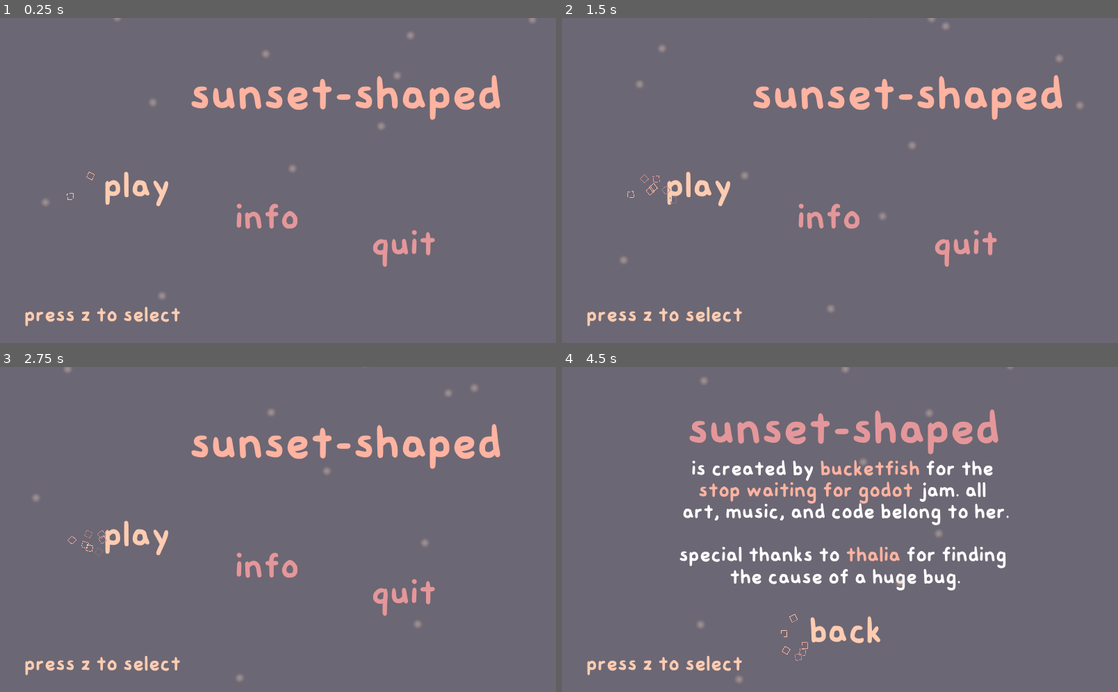
Above: before the commit, frames 1-4 (two rows, left to right).
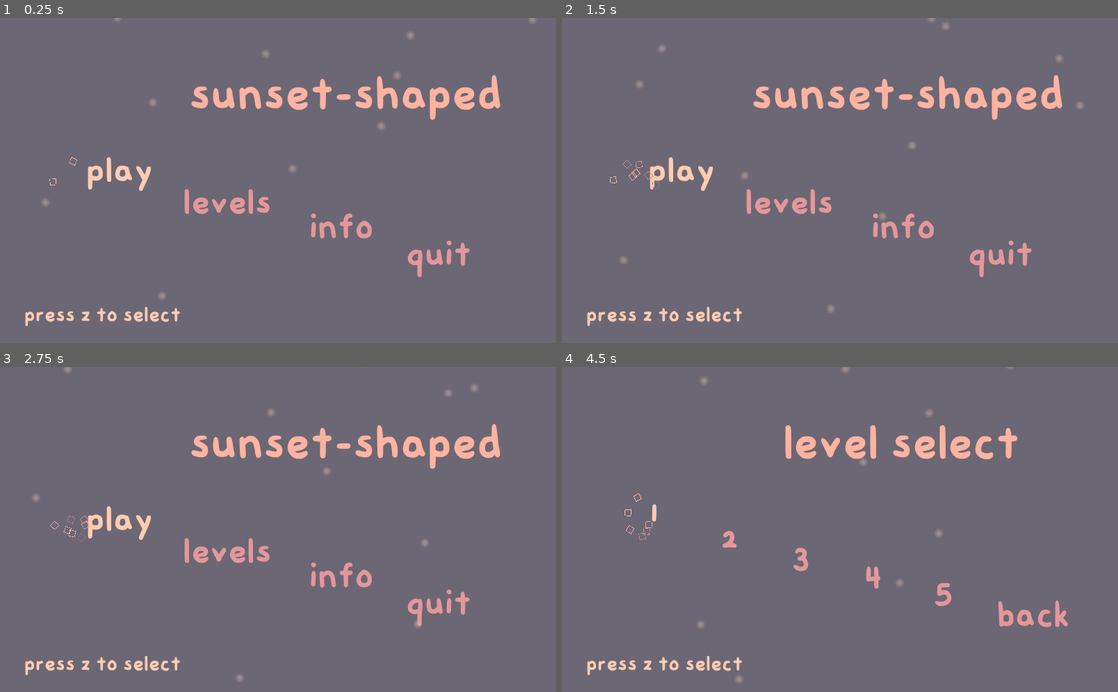
Above: after the commit, the same moments.

Repository: sunset-shaped/sunset-shaped
Game: Godot game, scene res://base.tscn
The game is run twice, just before and just after one commit, with the same random seed, the same clock (stepped at 60 frames per second) and the same inputs.
Inputs (mouse positions are in pixels of both pictures, inside the frame that each line leads up to):
- Up to frame 1 (0.25 s): no input
- Up to frame 2 (1.5 s): click "info" at 0.5 s; click (767, 219) at 1.25 s, where only the run after the commit has a clickable "levels"
- Up to frame 3 (2.75 s): click "play" at 2 s
- Up to frame 4 (4.5 s): click "play" at 2.75 s; tap Z (jump) at 3.5, 3.77 s; hold Right (right) 3.53-4.25 s; click "back" at 4.25 s

The runs differ from the first frame. In frame 1, 2.5% of the frame differs, in the area x 8-85%, y 42-80%; in frame 2, 2.6%; in frame 3, 2.6%; in frame 4, 9.3%, in the area x 11-91%, y 13-91%.

Commit message:
level select :)

Diff:
--- a/base.gd
+++ b/base.gd
@@ -3,9 +3,12 @@
 var state = "play"
 var respawn = 1
 var level = 1
+var mode ="play"
 
 var timer:float = 0
 var deaths = 0
+
+var leveltime = [0.0, 0.0, 0.0, 0.0, 0.0]
 
 signal start_respawn(id)
 
@@ -26,6 +29,7 @@
 	pause_screen.visible = false
 
 func _play():
+	mode = "play"
 	anim.play("fade")
 	yield(anim, "animation_finished")
 	menu._hideall()
@@ -43,6 +47,7 @@
 	yield(anim, "animation_finished")
 	menu._hideall()
 	respawn = 1
+	leveltime[level-1] = 0
 	on_respawn(false)
 	anim.play_backwards("fade")
 	yield(anim, "animation_finished")
@@ -72,14 +77,15 @@
 		respawn = 1
 		change_scene("res://levels/"+str(level)+".tscn")
 
+
 func change_scene(path, play=true):
 	state = "pause"
 	if play:
 		anim.play("fade")
 		yield(anim, "animation_finished")
-	for i in get_children():
-		if i.is_in_group("room"):
-			i.queue_free()
+
+	for i in get_tree().get_nodes_in_group("room"):
+		i.queue_free()
 
 	var newroom = load(path).instance()
 	call_deferred("add_child", newroom)
@@ -95,18 +101,37 @@
 
 func _end():
 	state = "pause"
+	leveltime[level-1] = timer
+
 	anim.play("fade")
 	yield(anim, "animation_finished")
 	end.visible = true
 	menu.visible = false
 	menu.end_text()
 	end.get_node("back").grab_focus()
-	change_scene("res://levels/1.tscn", false)
+	#change_scene("res://levels/1.tscn", false)
 	anim.play_backwards("fade")
 	yield(anim, "animation_finished")
 	level = 1
 	respawn = 1
 	state = "pause"
+
+
+func _playlevel(num):
+	leveltime = [0.0, 0.0, 0.0, 0.0, 0.0]
+	mode = "level"
+	anim.play("fade")
+	yield(anim, "animation_finished")
+	menu._hideall()
+	timer = 0
+	deaths = 0
+	respawn = 1
+	level = int(num)
+	change_scene("res://levels/"+ str(num) + ".tscn", false)
+	anim.play_backwards("fade")
+	yield(anim, "animation_finished")
+	state = "play"
+
 
 func _input(event):
 	if Input.is_action_just_pressed("pause") && state == "play":
@@ -121,7 +146,14 @@
 	info.visible = false
 	end.visible = false
 	pause_screen.visible = true
+
+	if mode == "level":
+		pause_screen.get_node("restart2").disabled = true
+	elif mode == "play":
+		pause_screen.get_node("restart2").disabled = false
+
 	pause_screen.get_node("continue").grab_focus()
+
 
 func unpause():
 	state = "play"
@@ -131,6 +163,7 @@
 func _process(delta):
 	if state == "play":
 		timer += delta
+		leveltime[level-1] += delta
 
 func _notification(notification):
 	if notification == MainLoop.NOTIFICATION_WM_FOCUS_OUT:
--- a/base.tscn
+++ b/base.tscn
@@ -129,8 +129,15 @@
 
 [editable path="player"]
 [editable path="menu"]
+[editable path="menu/menu/levels"]
 [editable path="menu/menu/info"]
 [editable path="menu/menu/quit"]
+[editable path="menu/levels/1"]
+[editable path="menu/levels/2"]
+[editable path="menu/levels/3"]
+[editable path="menu/levels/4"]
+[editable path="menu/levels/5"]
+[editable path="menu/levels/back"]
 [editable path="menu/pause/continue"]
 [editable path="menu/pause/restart"]
 [editable path="menu/pause/restart2"]
@@ -141,4 +148,6 @@
 [editable path="menu/gameconfirm/return"]
 [editable path="menu/gameconfirm/text"]
 [editable path="menu/info/back"]
+[editable path="menu/end/leveltime"]
 [editable path="menu/end/back"]
+[editable path="menu/leveltimer/back"]
--- a/level stuff/goal.gd
+++ b/level stuff/goal.gd
@@ -20,7 +20,7 @@
 
 func _on_goal_body_entered(body):
 	if body.is_in_group("player"):
-		if final:
+		if final || base.mode == "level":
 			base._end()
 			return
 		base.next_level()
--- a/menu.tscn
+++ b/menu.tscn
@@ -14,7 +14,6 @@
 layer = 2
 
 [node name="menu" type="Control" parent="."]
-visible = false
 anchor_right = 1.0
 anchor_bottom = 1.0
 script = ExtResource( 4 )
@@ -46,18 +45,35 @@
 }
 
 [node name="play" parent="menu" instance=ExtResource( 2 )]
-margin_left = -56.5632
-margin_top = 281.007
-margin_right = 475.437
-margin_bottom = 402.007
-
-[node name="info" parent="menu" instance=ExtResource( 2 )]
-margin_left = 183.543
-margin_top = 339.756
-margin_right = 715.543
-margin_bottom = 460.756
+margin_left = -89.141
+margin_top = 254.244
+margin_right = 442.859
+margin_bottom = 375.244
+focus_neighbour_right = NodePath("../levels")
+focus_neighbour_bottom = NodePath("../levels")
+
+[node name="levels" parent="menu" instance=ExtResource( 2 )]
+margin_left = 108.852
+margin_top = 312.682
+margin_right = 640.852
+margin_bottom = 433.682
 focus_neighbour_left = NodePath("../play")
 focus_neighbour_top = NodePath("../play")
+
+[node name="text" parent="menu/levels" index="0"]
+bbcode_text = "[center]levels"
+text = "levels"
+
+[node name="Particles2D" parent="menu/levels" index="1"]
+position = Vector2( 178.122, 31.6753 )
+
+[node name="info" parent="menu" instance=ExtResource( 2 )]
+margin_left = 320.413
+margin_top = 358.007
+margin_right = 852.413
+margin_bottom = 479.007
+focus_neighbour_left = NodePath("../levels")
+focus_neighbour_top = NodePath("../levels")
 focus_neighbour_right = NodePath("../quit")
 focus_neighbour_bottom = NodePath("../quit")
 
@@ -66,10 +82,10 @@
 text = "info"
 
 [node name="quit" parent="menu" instance=ExtResource( 2 )]
-margin_left = 434.389
-margin_top = 388.886
-margin_right = 966.388
-margin_bottom = 509.886
+margin_left = 498.761
+margin_top = 407.561
+margin_right = 1030.76
+margin_bottom = 528.561
 focus_neighbour_left = NodePath("../info")
 focus_neighbour_top = NodePath("../info")
 focus_neighbour_right = NodePath("")
@@ -80,6 +96,143 @@
 text = "quit"
 
 [node name="text" parent="menu" instance=ExtResource( 3 )]
+modulate = Color( 1, 0.803922, 0.698039, 1 )
+margin_left = -120.239
+margin_top = 532.587
+margin_right = 498.761
+margin_bottom = 738.587
+bbcode_text = "[center]press z to select"
+text = "press z to select"
+
+[node name="levels" type="Control" parent="."]
+visible = false
+anchor_right = 1.0
+anchor_bottom = 1.0
+__meta__ = {
+"_edit_use_anchors_": false
+}
+
+[node name="ColorRect" type="ColorRect" parent="levels"]
+anchor_right = 1.0
+anchor_bottom = 1.0
+color = Color( 0.427451, 0.407843, 0.458824, 1 )
+__meta__ = {
+"_edit_use_anchors_": false
+}
+
+[node name="title" type="RichTextLabel" parent="levels"]
+modulate = Color( 1, 0.705882, 0.635294, 1 )
+margin_left = 289.315
+margin_top = 104.962
+margin_right = 963.315
+margin_bottom = 225.962
+custom_fonts/normal_font = SubResource( 1 )
+bbcode_enabled = true
+bbcode_text = "[center]level select"
+text = "level select"
+scroll_active = false
+__meta__ = {
+"_edit_use_anchors_": false
+}
+
+[node name="1" parent="levels" instance=ExtResource( 2 )]
+margin_left = -137.597
+margin_top = 237.007
+margin_right = 394.403
+margin_bottom = 358.007
+focus_neighbour_right = NodePath("../2")
+focus_neighbour_bottom = NodePath("../2")
+
+[node name="text" parent="levels/1" index="0"]
+bbcode_text = "[center]1"
+text = "1"
+
+[node name="Particles2D" parent="levels/1" index="1"]
+position = Vector2( 272.684, 31.6753 )
+
+[node name="2" parent="levels" instance=ExtResource( 2 )]
+margin_left = -0.432114
+margin_top = 285.919
+margin_right = 531.568
+margin_bottom = 406.919
+focus_neighbour_left = NodePath("../1")
+focus_neighbour_top = NodePath("../1")
+focus_neighbour_right = NodePath("../3")
+focus_neighbour_bottom = NodePath("../3")
+
+[node name="text" parent="levels/2" index="0"]
+bbcode_text = "[center]2"
+text = "2"
+
+[node name="Particles2D" parent="levels/2" index="1"]
+position = Vector2( 265.389, 31.6753 )
+
+[node name="3" parent="levels" instance=ExtResource( 2 )]
+margin_left = 129.951
+margin_top = 327.595
+margin_right = 661.951
+margin_bottom = 448.595
+focus_neighbour_left = NodePath("../2")
+focus_neighbour_top = NodePath("../2")
+focus_neighbour_right = NodePath("../4")
+focus_neighbour_bottom = NodePath("../4")
+
+[node name="text" parent="levels/3" index="0"]
+bbcode_text = "[center]3"
+text = "3"
+
+[node name="Particles2D" parent="levels/3" index="1"]
+position = Vector2( 262.937, 34.474 )
+
+[node name="4" parent="levels" instance=ExtResource( 2 )]
+margin_left = 264.957
+margin_top = 360.431
+margin_right = 796.956
+margin_bottom = 481.431
+focus_neighbour_left = NodePath("../3")
+focus_neighbour_top = NodePath("../3")
+focus_neighbour_right = NodePath("../5")
+focus_neighbour_bottom = NodePath("../5")
+
+[node name="text" parent="levels/4" index="0"]
+bbcode_text = "[center]4"
+text = "4"
+
+[node name="Particles2D" parent="levels/4" index="1"]
+position = Vector2( 268.968, 31.6753 )
+
+[node name="5" parent="levels" instance=ExtResource( 2 )]
+margin_left = 392.888
+margin_top = 387.106
+margin_right = 924.887
+margin_bottom = 508.106
+focus_neighbour_left = NodePath("../4")
+focus_neighbour_top = NodePath("../4")
+focus_neighbour_right = NodePath("../back")
+focus_neighbour_bottom = NodePath("../back")
+
+[node name="text" parent="levels/5" index="0"]
+bbcode_text = "[center]5"
+text = "5"
+
+[node name="Particles2D" parent="levels/5" index="1"]
+position = Vector2( 273.562, 31.6753 )
+
+[node name="back" parent="levels" instance=ExtResource( 2 )]
+margin_left = 558.582
+margin_top = 429.756
+margin_right = 1090.58
+margin_bottom = 550.756
+focus_neighbour_left = NodePath("../5")
+focus_neighbour_top = NodePath("../5")
+focus_neighbour_right = NodePath("")
+focus_neighbour_bottom = NodePath("")
+
+[node name="text" parent="levels/back" index="0"]
+bbcode_text = "[center]back"
+text = "back"
+
+[node name="text" parent="levels" instance=ExtResource( 3 )]
 modulate = Color( 1, 0.803922, 0.698039, 1 )
 margin_left = -120.239
 margin_top = 532.587
@@ -467,11 +620,30 @@
 i hoped you enjoyed playing it. i enjoyed making it.
 stay safe."
 
+[node name="leveltime" parent="end" instance=ExtResource( 2 )]
+margin_left = 55.024
+margin_top = 430.048
+margin_right = 587.024
+margin_bottom = 551.049
+focus_neighbour_right = NodePath("../back")
+focus_neighbour_bottom = NodePath("../back")
+
+[node name="text" parent="end/leveltime" index="0"]
+bbcode_text = "[center]level time"
+text = "level time"
+
+[node name="Particles2D" parent="end/leveltime" index="1"]
+position = Vector2( 130.383, 31.6753 )
+
 [node name="back" parent="end" instance=ExtResource( 2 )]
-margin_left = 212.5
-margin_top = 459.882
-margin_right = 744.5
-margin_bottom = 580.882
+margin_left = 373.971
+margin_top = 468.614
+margin_right = 905.971
+margin_bottom = 589.614
+focus_neighbour_left = NodePath("../leveltime")
+focus_neighbour_top = NodePath("../leveltime")
+focus_neighbour_right = NodePath("")
+focus_neighbour_bottom = NodePath("")
 
 [node name="text" parent="end/back" index="0"]
 bbcode_text = "[center]back"
@@ -486,13 +658,94 @@
 bbcode_text = "[center]press z to select"
 text = "press z to select"
 
+[node name="leveltimer" type="Control" parent="."]
+visible = false
+anchor_right = 1.0
+anchor_bottom = 1.0
+__meta__ = {
+"_edit_use_anchors_": false
+}
+
+[node name="ColorRect" type="ColorRect" parent="leveltimer"]
+anchor_right = 1.0
+anchor_bottom = 1.0
+color = Color( 0.427451, 0.407843, 0.458824, 1 )
+__meta__ = {
+"_edit_use_anchors_": false
+}
+
+[node name="title" type="RichTextLabel" parent="leveltimer"]
+modulate = Color( 0.898039, 0.596078, 0.607843, 1 )
+margin_left = 171.428
+margin_top = 77.5837
+margin_right = 845.428
+margin_bottom = 198.584
+custom_fonts/normal_font = SubResource( 1 )
+bbcode_enabled = true
+bbcode_text = "[center]level timer"
+text = "level timer"
+scroll_active = false
+__meta__ = {
+"_edit_use_anchors_": false
+}
+
+[node name="text" parent="leveltimer" instance=ExtResource( 3 )]
+margin_left = 212.5
+margin_top = 172.119
+margin_right = 831.5
+margin_bottom = 438.119
+custom_constants/line_separation = 0
+bbcode_text = "[center]per-level timer:
+level 1 - %s
+level 2 - %s
+level 3 - %s
+level 4 - %s
+level 5 - %s"
+text = "per-level timer:
+level 1 - %s
+level 2 - %s
+level 3 - %s
+level 4 - %s
+level 5 - %s"
+
+[node name="back" parent="leveltimer" instance=ExtResource( 2 )]
+margin_left = 212.5
+margin_top = 459.882
+margin_right = 744.5
+margin_bottom = 580.882
+
+[node name="text" parent="leveltimer/back" index="0"]
+bbcode_text = "[center]back"
+text = "back"
+
+[node name="text2" parent="leveltimer" instance=ExtResource( 3 )]
+modulate = Color( 1, 0.803922, 0.698039, 1 )
+margin_left = -120.239
+margin_top = 532.587
+margin_right = 498.761
+margin_bottom = 738.587
+bbcode_text = "[center]press z to select"
+text = "press z to select"
+
 [node name="clicksound" type="AudioStreamPlayer" parent="."]
 stream = ExtResource( 5 )
 volume_db = -30.0
 
 [connection signal="pressed" from="menu/play" to="menu" method="_on_play_pressed"]
+[connection signal="pressed" from="menu/levels" to="menu" method="_on_levels_pressed"]
 [connection signal="pressed" from="menu/info" to="menu" method="_on_info_pressed"]
 [connection signal="pressed" from="menu/quit" to="menu" method="_on_quit_pressed"]
+[connection signal="levelselect" from="levels/1" to="menu" method="_on_levelselect"]
+[connection signal="pressed" from="levels/1" to="levels/1" method="_levelselect_clicked"]
+[connection signal="levelselect" from="levels/2" to="menu" method="_on_levelselect"]
+[connection signal="pressed" from="levels/2" to="levels/2" method="_levelselect_clicked"]
+[connection signal="levelselect" from="levels/3" to="menu" method="_on_levelselect"]
+[connection signal="pressed" from="levels/3" to="levels/3" method="_levelselect_clicked"]
+[connection signal="levelselect" from="levels/4" to="menu" method="_on_levelselect"]
+[connection signal="pressed" from="levels/4" to="levels/4" method="_levelselect_clicked"]
+[connection signal="levelselect" from="levels/5" to="menu" method="_on_levelselect"]
+[connection signal="pressed" from="levels/5" to="levels/5" method="_levelselect_clicked"]
+[connection signal="pressed" from="levels/back" to="menu" method="_on_levelback_pressed"]
 [connection signal="pressed" from="pause/continue" to="menu" method="_on_continue_pressed"]
 [connection signal="pressed" from="pause/restart" to="menu" method="_on_levelreset_pressed"]
 [connection signal="pressed" from="pause/restart2" to="menu" method="_on_gamereset_pressed"]
@@ -502,10 +755,19 @@
 [connection signal="pressed" from="gameconfirm/continue" to="menu" method="_on_gameconfirm_pressed"]
 [connection signal="pressed" from="gameconfirm/return" to="menu" method="_on_backtopause_pressed"]
 [connection signal="pressed" from="info/back" to="menu" method="_on_back_pressed"]
+[connection signal="pressed" from="end/leveltime" to="menu" method="_on_leveltime_pressed"]
 [connection signal="pressed" from="end/back" to="menu" method="_on_back_pressed"]
-
+[connection signal="pressed" from="leveltimer/back" to="menu" method="_on_endback_pressed"]
+
+[editable path="menu/levels"]
 [editable path="menu/info"]
 [editable path="menu/quit"]
+[editable path="levels/1"]
+[editable path="levels/2"]
+[editable path="levels/3"]
+[editable path="levels/4"]
+[editable path="levels/5"]
+[editable path="levels/back"]
 [editable path="pause/continue"]
 [editable path="pause/restart"]
 [editable path="pause/restart2"]
@@ -516,4 +778,6 @@
 [editable path="gameconfirm/return"]
 [editable path="gameconfirm/text"]
 [editable path="info/back"]
+[editable path="end/leveltime"]
 [editable path="end/back"]
+[editable path="leveltimer/back"]
--- a/menu/button.gd
+++ b/menu/button.gd
@@ -5,17 +5,32 @@
 # var a = 2
 # var b = "text"
 
+signal levelselect(level)
+
 onready var particles = $Particles2D
 onready var text = $text
+
 # Called when the node enters the scene tree for the first time.
 func _ready():
 	_on_play_focus_exited()
 
 func _on_play_focus_entered():
 	particles.emitting = true
-	text.modulate = "#FFCDB2"
+	if !disabled:
+		text.modulate = "#FFCDB2"
 
 
 func _on_play_focus_exited():
 	particles.emitting = false
-	text.modulate = "#e5989b"
+	if !disabled:
+		text.modulate = "#e5989b"
+
+func _levelselect_clicked():
+	emit_signal("levelselect", name)
+
+func _set(property, value):
+	if property == "disabled":
+		if value == true:
+			text.modulate = "#b89c9d"
+		elif value == false:
+			text.modulate = "#e5989b"
--- a/menu/menu.gd
+++ b/menu/menu.gd
@@ -13,6 +13,9 @@
 onready var pause = get_parent().get_node("pause")
 onready var levelreset = get_parent().get_node("levelconfirm")
 onready var gamereset = get_parent().get_node("gameconfirm")
+onready var leveltimer = get_parent().get_node("leveltimer")
+onready var levels = get_parent().get_node("levels")
+onready var leveltime = leveltimer.get_node("text")
 # Called when the node enters the scene tree for the first time.
 func _ready():
 	$play.grab_focus()
@@ -24,29 +27,46 @@
 	gamereset.visible = false
 
 func end_text():
-	var taken = stepify(base.timer, 0.01)
+	var taken = make_time(base.timer)
+
+	var deaths = base.deaths
+
+
+	endtext.bbcode_text = """[center]thank you for playing [color=#FFB4A2]sunset-shaped[/color] by [color=#FFB4A2]bucketfish[/color].
+
+time - %s
+deaths - %s
+[color=#FFB4A2]stay safe.[/color]""" % [taken, str(deaths)]
+
+	if base.mode == "level":
+		end.get_node("title").bbcode_text = "[center]level " + str(base.level)
+
+	var leveltimings = []
+	var count:float = 0
+
+	for i in range(5):
+		leveltimings.append(make_time(base.leveltime[i]))
+
+	leveltime.bbcode_text = """[center]per-level timer:
+level 1 - %s
+level 2 - %s
+level 3 - %s
+level 4 - %s
+level 5 - %s
+	""" % leveltimings
+
+func make_time(timetaken):
+	var taken = stepify(timetaken, 0.01)
 
 	var hr = floor(taken/3600)
 	var mn = floor(taken/60) - (hr * 60)
 	var sc = floor(taken) - (mn*60) - (hr*3600)
 	var mls = fmod(taken,1) * 100
 
-	var deaths = base.deaths
-
 	if hr == 0:
-
-		endtext.bbcode_text = """[center]thank you for playing [color=#FFB4A2]sunset-shaped[/color] by [color=#FFB4A2]bucketfish[/color].
-
-time - %s:%s.%s
-deaths - %s
-[color=#FFB4A2]stay safe.[/color]""" % [str(mn), str(sc), str(mls), str(deaths)]
-
+		return "%02d:%02d.%02d" % [mn, sc, mls]
 	else:
-		endtext.bbcode_text = """[center]thank you for playing [color=#FFB4A2]sunset-shaped[/color] by [color=#FFB4A2]bucketfish[/color].
-
-time - $s:%s:%s.%s
-deaths - %s
-[color=#FFB4A2]stay safe.[/color]""" % [str(hr), str(mn), str(sc), str(mls), str(deaths)]
+		return "%d:%02d:%02d.%02d" % [hr, mn, sc, mls]
 
 
 func _on_play_pressed():
@@ -133,3 +153,38 @@
 	pause.visible = false
 	levelreset.visible = false
 	gamereset.visible = false
+	levels.visible = false
+	leveltimer.visible = false
+
+
+func _on_leveltime_pressed():
+	click.play()
+	end.visible = false
+	leveltimer.visible = true
+	leveltimer.get_node("back").grab_focus()
+
+
+func _on_endback_pressed():
+	click.play()
+	leveltimer.visible = false
+	end.visible = true
+	end.get_node("leveltime").grab_focus()
+
+
+func _on_levels_pressed():
+	click.play()
+	visible = false
+	levels.visible = true
+	levels.get_node("1").grab_focus()
+
+
+func _on_levelselect(level):
+	click.play()
+	base._playlevel(level)
+
+
+func _on_levelback_pressed():
+	click.play()
+	visible = true
+	levels.visible = false
+	$levels.grab_focus()
Binary file added: soundtrack.png
Not shown, added: soundtrack.png.import
